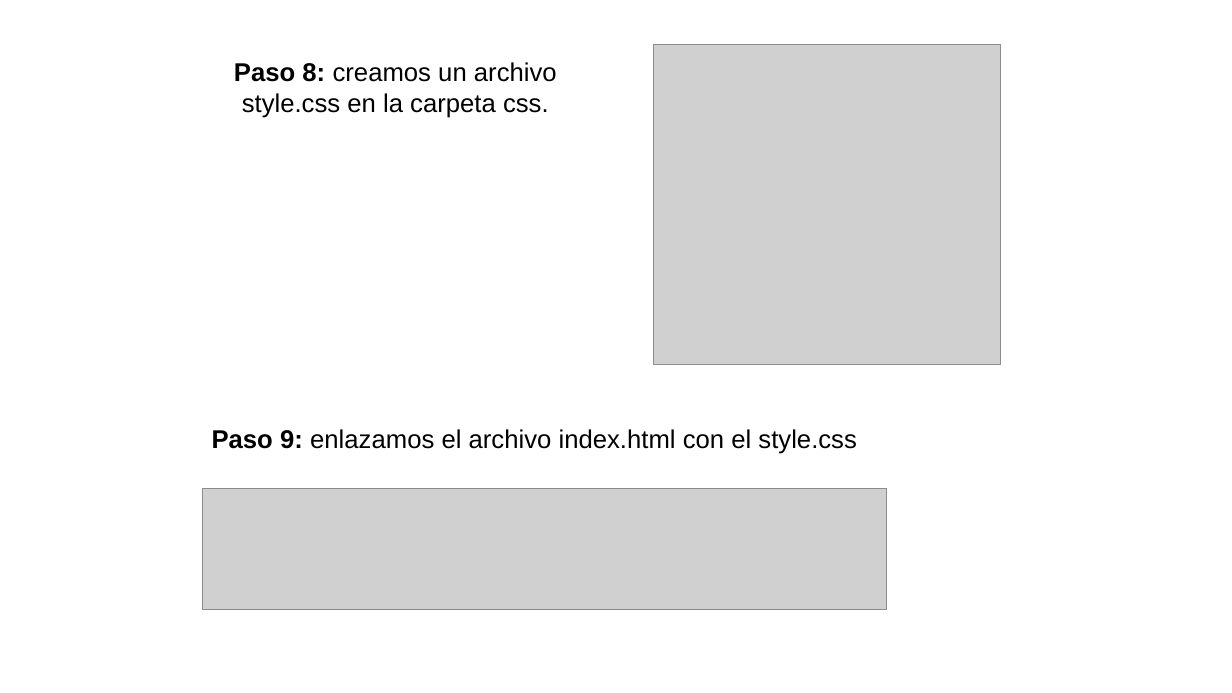
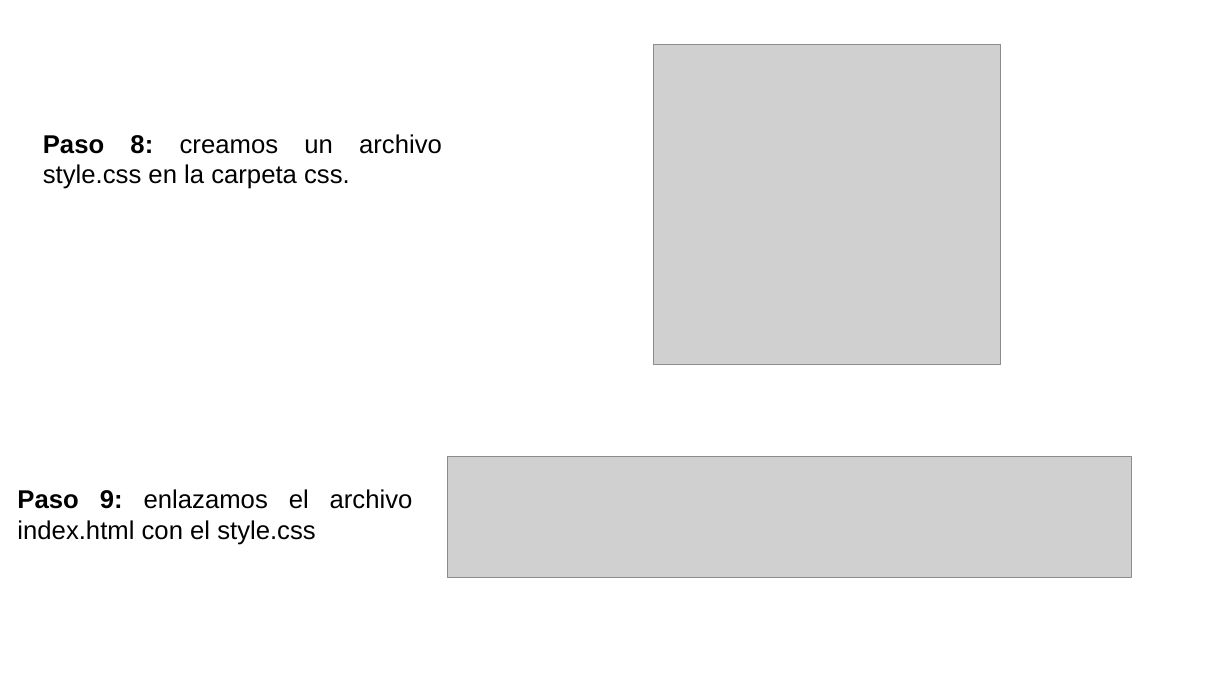
Before and after one commit to ADS02023/eventoDias, a slide deck: slide 18 of DiasEventos.pptx (slide 17 before the commit). Drawn at 1232x693 pixels with LibreOffice and Linux fonts; fonts in the diff are those of the drawing; grey boxes stand for pictures; background and template pictures are left out. Boxes give left, top, right and bottom in pixels: in the first picture for what was removed or moved away, otherwise in the second. Text is boxed around its words. In the diff, an @@ line names an element or a change of style, - is before the commit and + after.

```diff
--- a/DiasEventos.pptx
+++ b/DiasEventos.pptx
@@ text "Paso 8: creamos un archivo ...": place and size @@
-text "Paso 8: creamos un archivo ..." at (234,62,557,118)
+text "Paso 8: creamos un archivo ..." at (43,134,442,189)
@@ text "Paso 8: creamos un archivo ..." at (43,134,442,189): alignment centre to justified @@
@@ text "Paso 9: enlazamos el archivo ...": place and size @@
-text "Paso 9: enlazamos el archivo ..." at (212,429,856,454)
+text "Paso 9: enlazamos el archivo ..." at (17,489,413,545)
@@ text "Paso 9: enlazamos el archivo ..." at (17,489,413,545): alignment left to justified @@
@@ picture: place and size @@
-picture at (202,489,886,610)
+picture at (447,457,1131,578)
```
Also in this commit, not shown: 15 other slides changed, 13 slides added, 2 slides removed, 4 other files.
